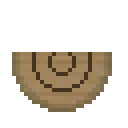
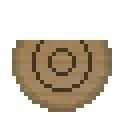
Before/after of a w=128, h=128 layered artwork. What changed in the layer stack:
added layer "Layer 2" above "Layer 1" over [12, 40, 112, 52]
